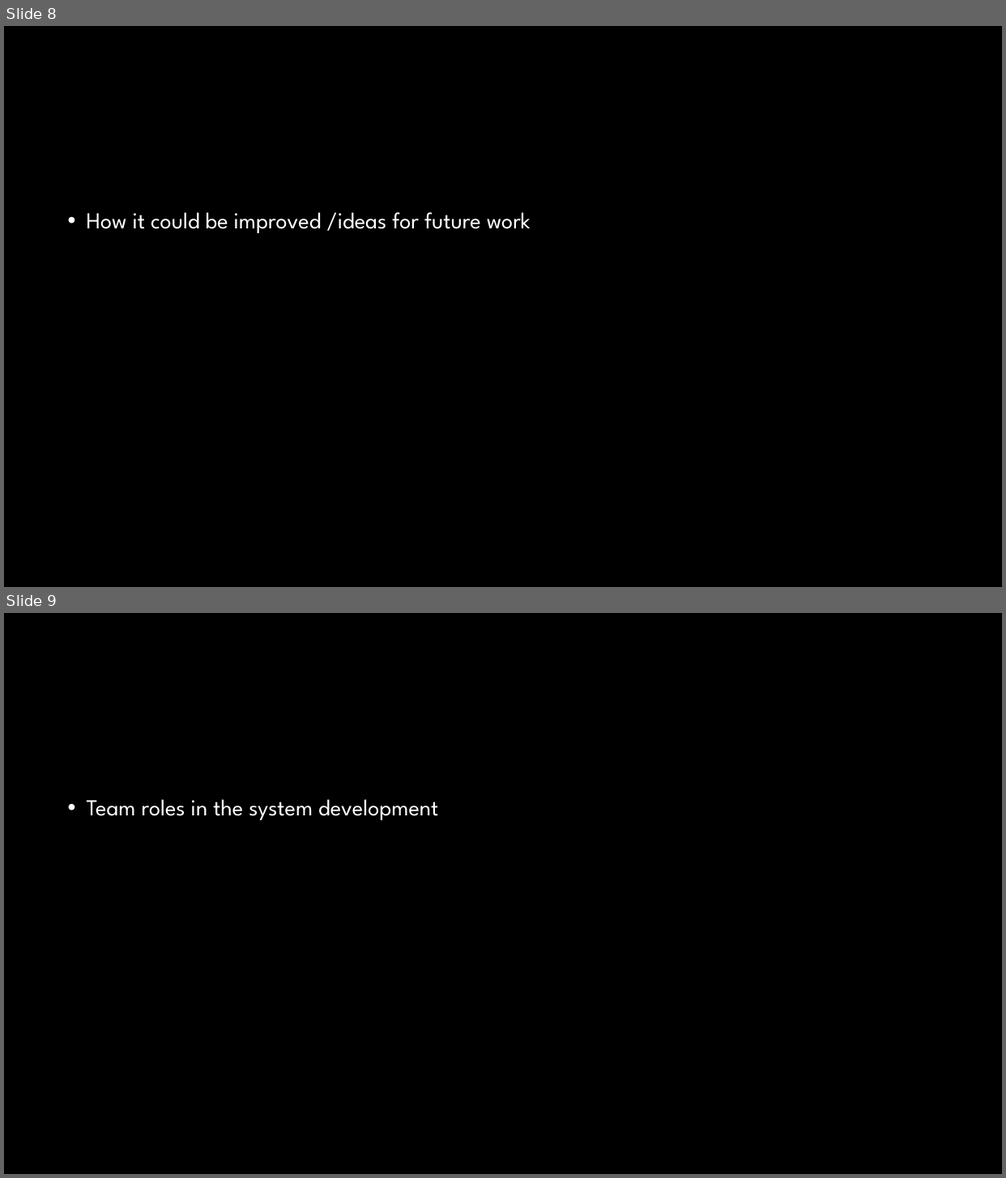
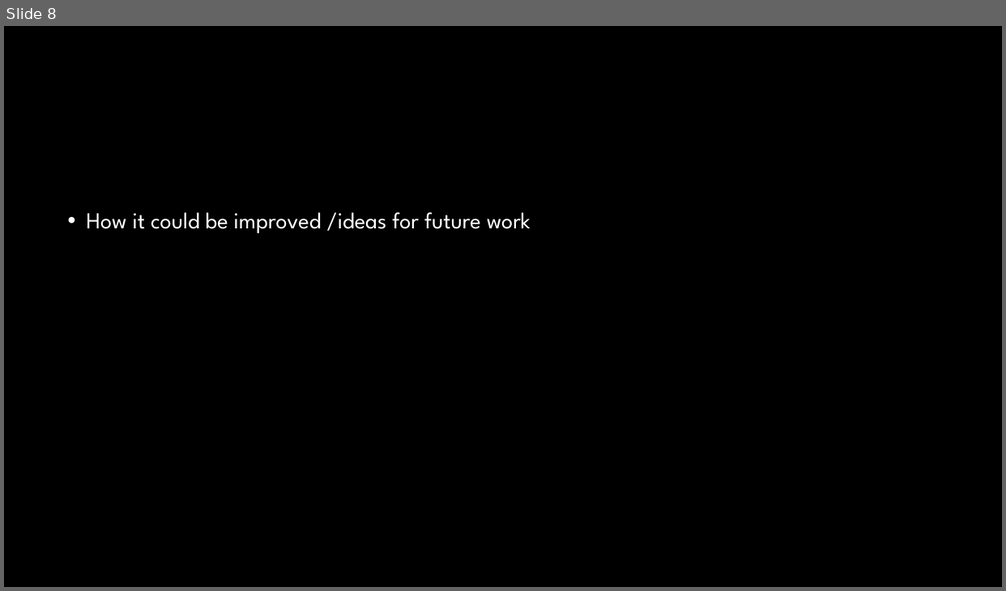
Before and after one commit to Crimson-Scot96/Conversational-AI, a slide deck: set10120_cw2_presentation.pptx. Shown one above the other, each under a label of ours: slides 8 and 9 before the commit, slide 8 after it. The pictures are 1006x1178 and 1006x591 pixels, drawn with LibreOffice and Linux fonts; fonts in the diff are those of the drawing; background and template pictures are left out. Boxes give left, top, right and bottom in pixels: in the first picture for what was removed or moved away, otherwise in the second. Text is boxed around its words. In the diff, an @@ line names an element or a change of style, - is before the commit and + after.

Commit message:
team roles slide completed in draft

```diff
--- a/set10120_cw2_presentation.pptx
+++ b/set10120_cw2_presentation.pptx
@@ slide 9 removed at bbox=[4, 613, 1002, 1174], background #000000 @@
@@ text removed at bbox=[87, 799, 438, 820] @@
-• Team roles in the system development
```
Also in this commit, not shown: 1 slide added.
